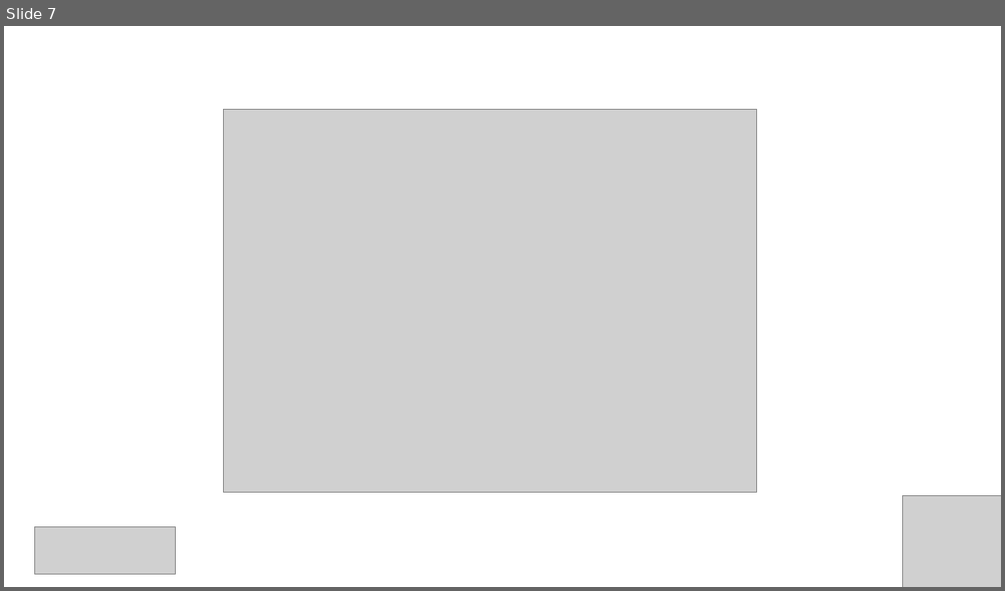
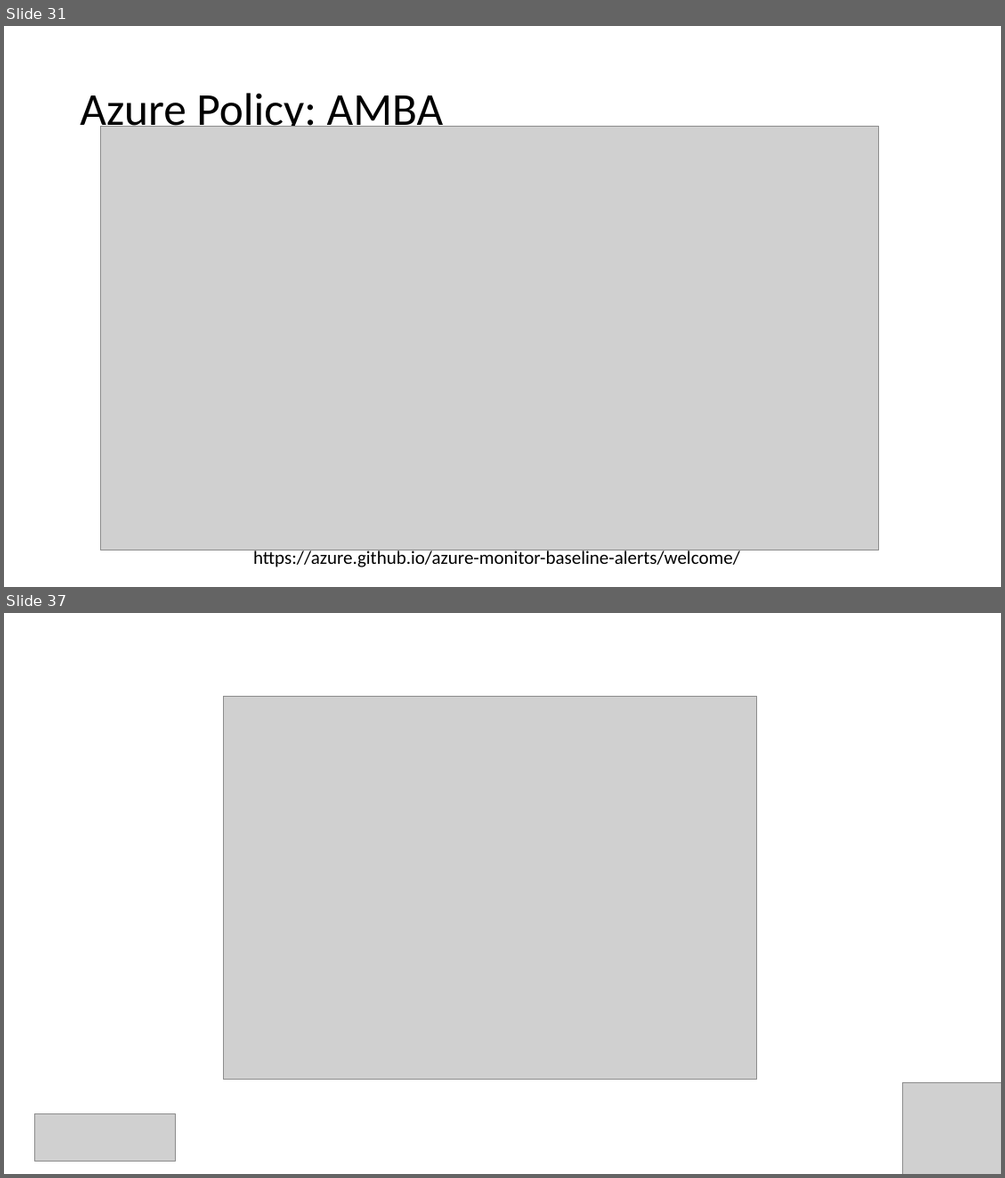
Before and after one commit to Infrastructure-AsCode/azure-policy-101, a slide deck: slides/workling-with-azure-policies.pptx. Shown one above the other, each under a label of ours: slide 7 before the commit, slides 31 and 37 after it; the slides between them are not shown. The pictures are 1005x591 and 1005x1178 pixels, drawn with LibreOffice and Linux fonts; fonts in the diff are those of the drawing; grey boxes stand for pictures. Boxes give left, top, right and bottom in pixels: in the first picture for what was removed or moved away, otherwise in the second. Text is boxed around its words. In the diff, an @@ line names an element or a change of style, - is before the commit and + after.

```diff
--- a/slides/workling-with-azure-policies.pptx
+++ b/slides/workling-with-azure-policies.pptx
@@ slide 31 added at box(4, 26, 1001, 587), background #FFFFFF @@
@@ title added at box(80, 93, 444, 135), 44 pt, text #000000 @@
+Azure Policy: AMBA
@@ picture added at box(100, 127, 878, 550) @@
@@ text added at box(253, 548, 740, 567), 18 pt, text #000000 @@
+https://azure.github.io/azure-monitor-baseline-alerts/welcome/
@@ what was slide 7 is now slide 37 @@
```
Also in this commit, not shown: 29 other slides added.
